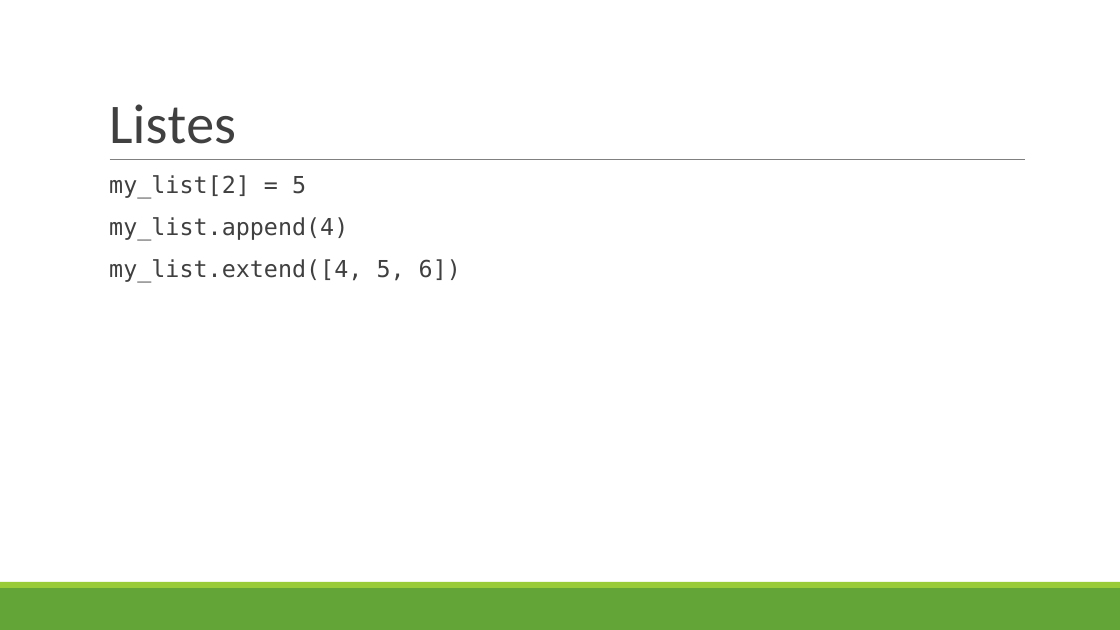
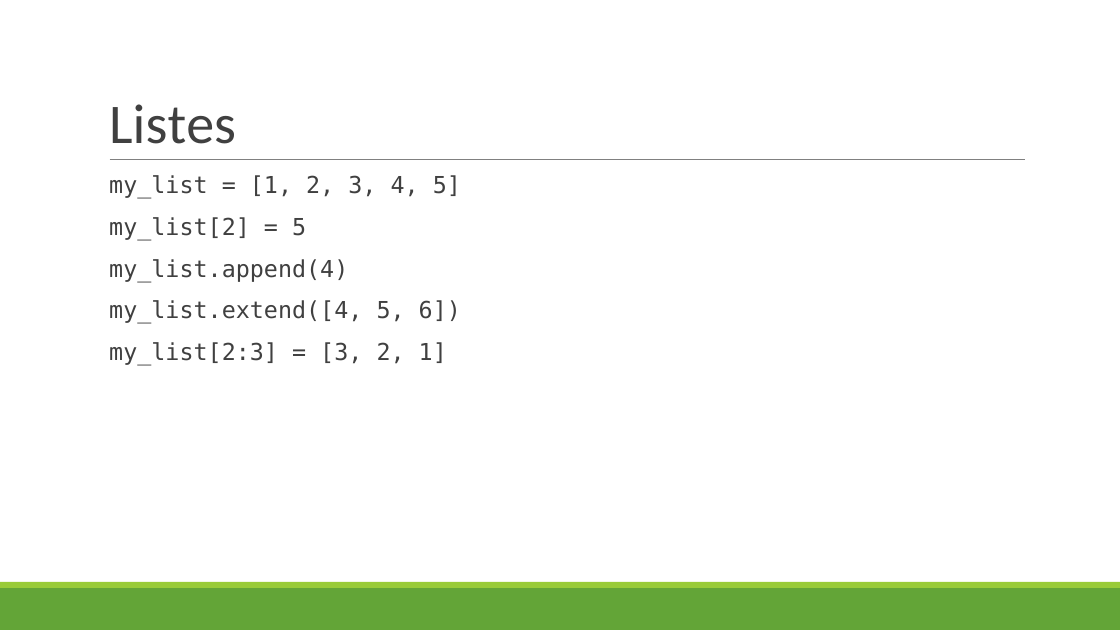
Before and after one commit to hermes-python-201910/courseware, a slide deck: slide 26 of slides.pptx. Drawn at 1120x630 pixels with LibreOffice and Linux fonts; fonts in the diff are those of the drawing. Boxes give left, top, right and bottom in pixels: in the first picture for what was removed or moved away, otherwise in the second. Text is boxed around its words. In the diff, an @@ line names an element or a change of style, - is before the commit and + after.

```diff
--- a/slides.pptx
+++ b/slides.pptx
@@ text at box(109, 175, 461, 199): paragraph added @@
+  my_list = [1, 2, 3, 4, 5]
@@ text at box(109, 342, 447, 365): paragraph added @@
+  my_list[2:3] = [3, 2, 1]
```
Also in this commit, not shown: 2 other slides changed, 5 slides added.
